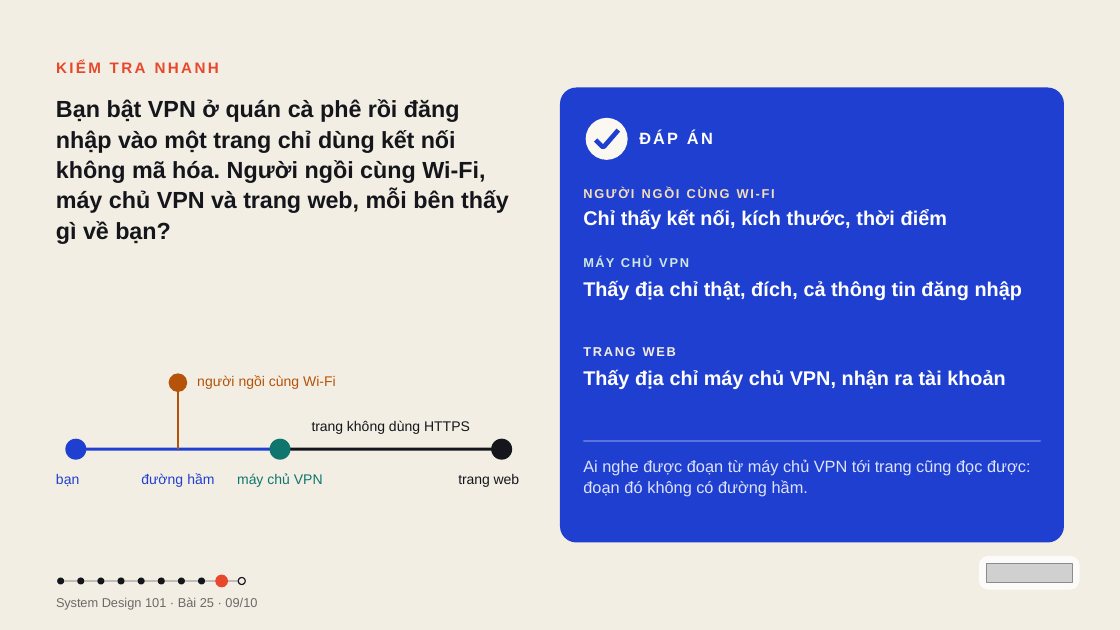
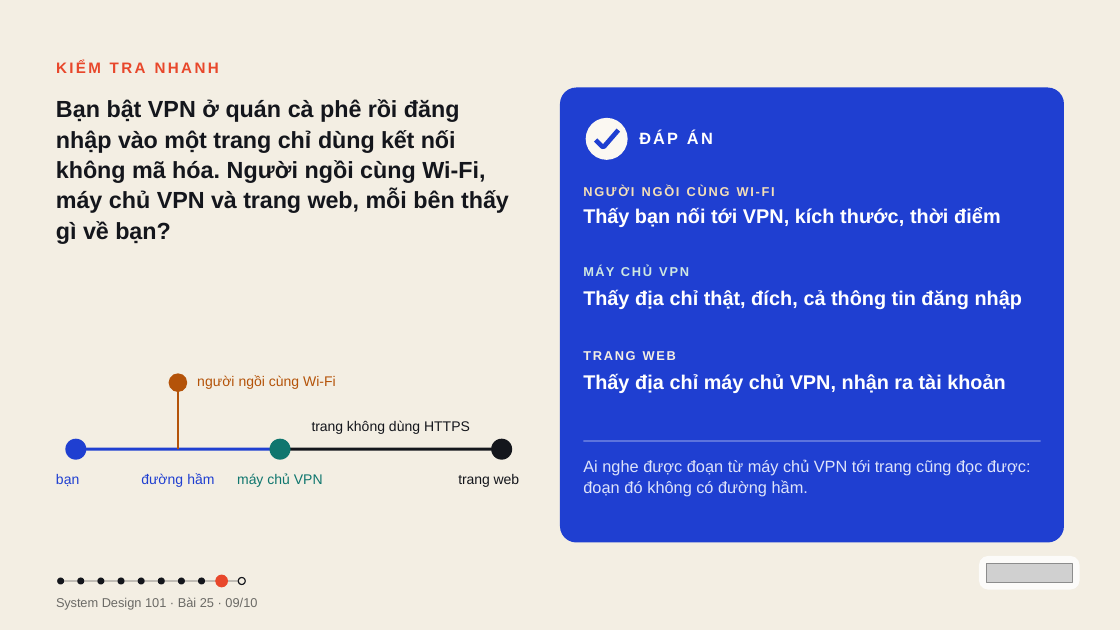
Before and after one commit to vohoailinh90/tool-marketing-studio, a slide deck: slide 9 of system-design-101/vi/lessons/sd-14-025/slides/sd-14-025.pptx. Drawn at 1120x630 pixels with LibreOffice and Linux fonts; fonts in the diff are those of the drawing; grey boxes stand for pictures. Boxes give left, top, right and bottom in pixels: in the first picture for what was removed or moved away, otherwise in the second. Text is boxed around its words. In the diff, an @@ line names an element or a change of style, - is before the commit and + after.

```diff
--- a/system-design-101/vi/lessons/sd-14-025/slides/sd-14-025.pptx
+++ b/system-design-101/vi/lessons/sd-14-025/slides/sd-14-025.pptx
@@ text at (x1=583, y1=208, x2=1001, y2=227): text changed @@
-Chỉ thấy kết nối, kích thước, thời điểm
+Thấy bạn nối tới VPN, kích thước, thời điểm
@@ text "MÁY CHỦ VPN" moved from (x1=583, y1=257, x2=614, y2=267) to (x1=583, y1=266, x2=614, y2=276) @@
@@ text "Thấy địa chỉ thật, đích, ..." moved from (x1=583, y1=280, x2=1022, y2=300) to (x1=583, y1=289, x2=1022, y2=309) @@
@@ text "TRANG WEB" moved from (x1=583, y1=347, x2=676, y2=356) to (x1=583, y1=351, x2=676, y2=360) @@
@@ text "Thấy địa chỉ máy chủ ..." moved from (x1=583, y1=370, x2=1005, y2=389) to (x1=583, y1=373, x2=1005, y2=393) @@
```
Also in this commit, not shown: 4 other slides changed.
